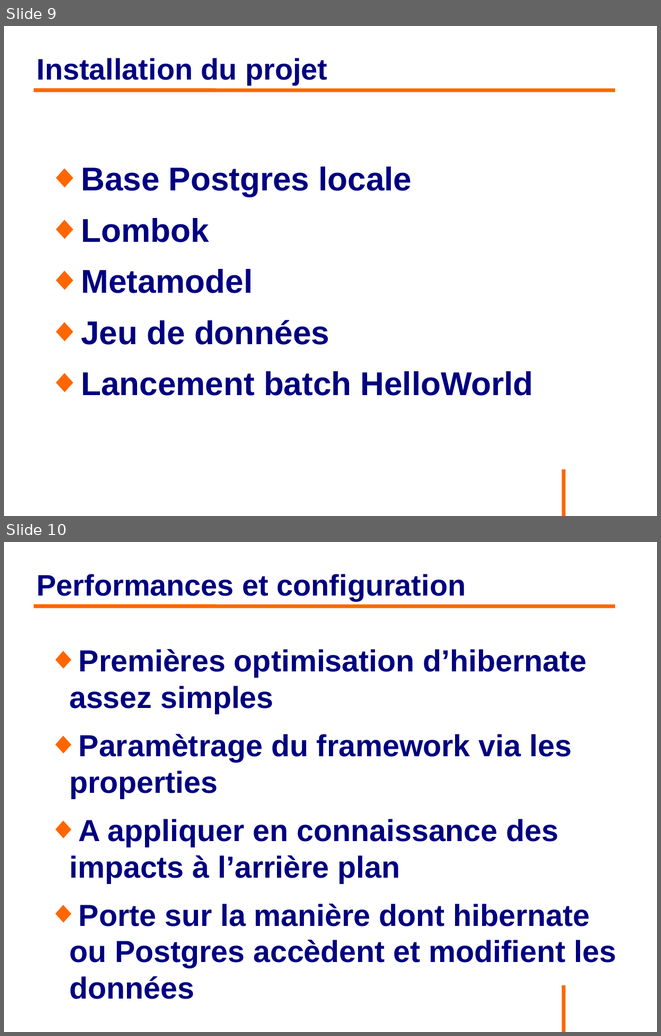
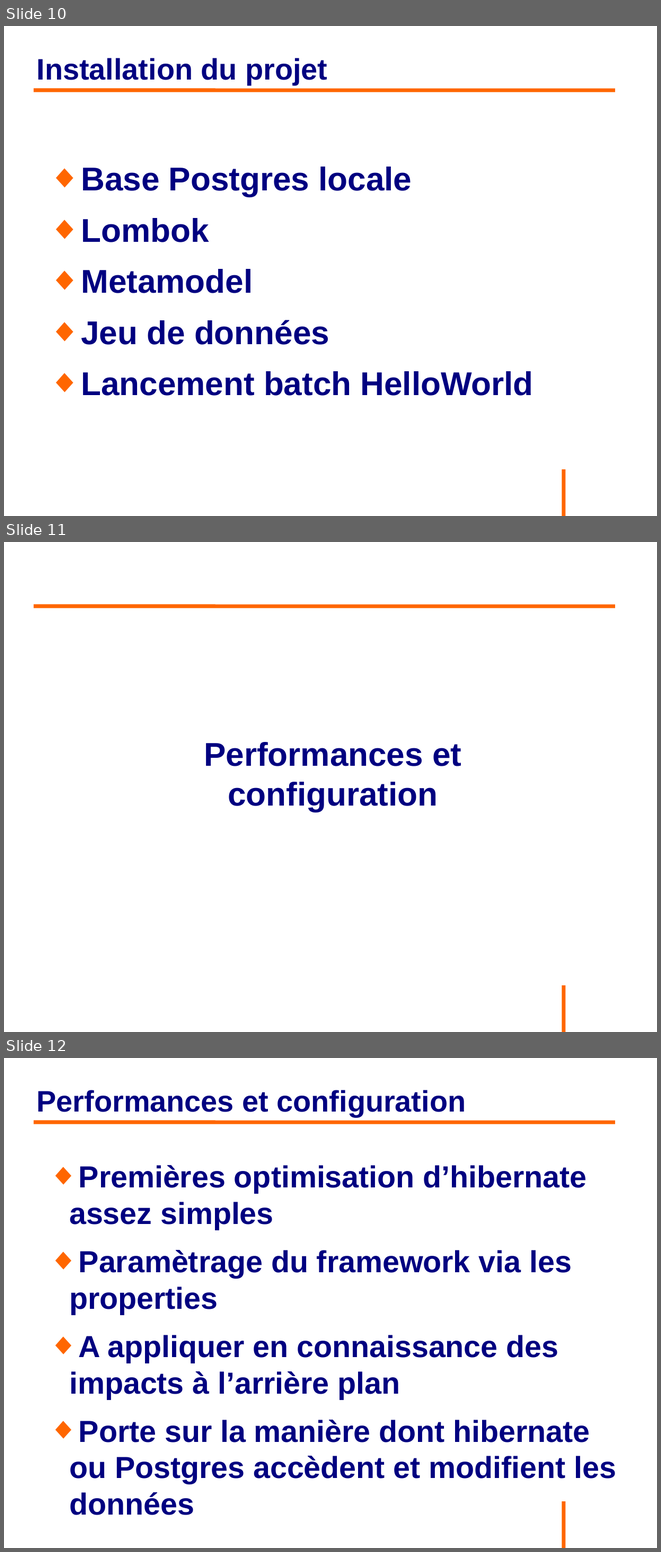
Before and after one commit to philphils/formation-hibernate-avancee, a slide deck: Documentation/diapo_formation_hibernate_avancee.odp. Shown one above the other, each under a label of ours: slides 9 and 10 before the commit, slides 10, 11 and 12 after it. The pictures are 661x1036 and 661x1552 pixels, drawn with LibreOffice and Linux fonts; fonts in the diff are those of the drawing; background and template pictures are left out. Boxes give left, top, right and bottom in pixels: in the first picture for what was removed or moved away, otherwise in the second. Text is boxed around its words. In the diff, an @@ line names an element or a change of style, - is before the commit and + after.

```diff
--- a/Documentation/diapo_formation_hibernate_avancee.odp
+++ b/Documentation/diapo_formation_hibernate_avancee.odp
@@ slide 11 added at box(4, 542, 657, 1032), background #FFFFFF; not listed: 1 template element that a slide beside it also shows @@
@@ line added from (34, 606) to (616, 606), #FF6600 4.54 pt @@
@@ text added at box(204, 742, 461, 811), 40 pt, text #000080, bold @@
+Performances et configuration
@@ what was slide 9 is now slide 10 @@
@@ what was slide 10 is now slide 12 @@
```
Also in this commit, not shown: 9 other slides added.
